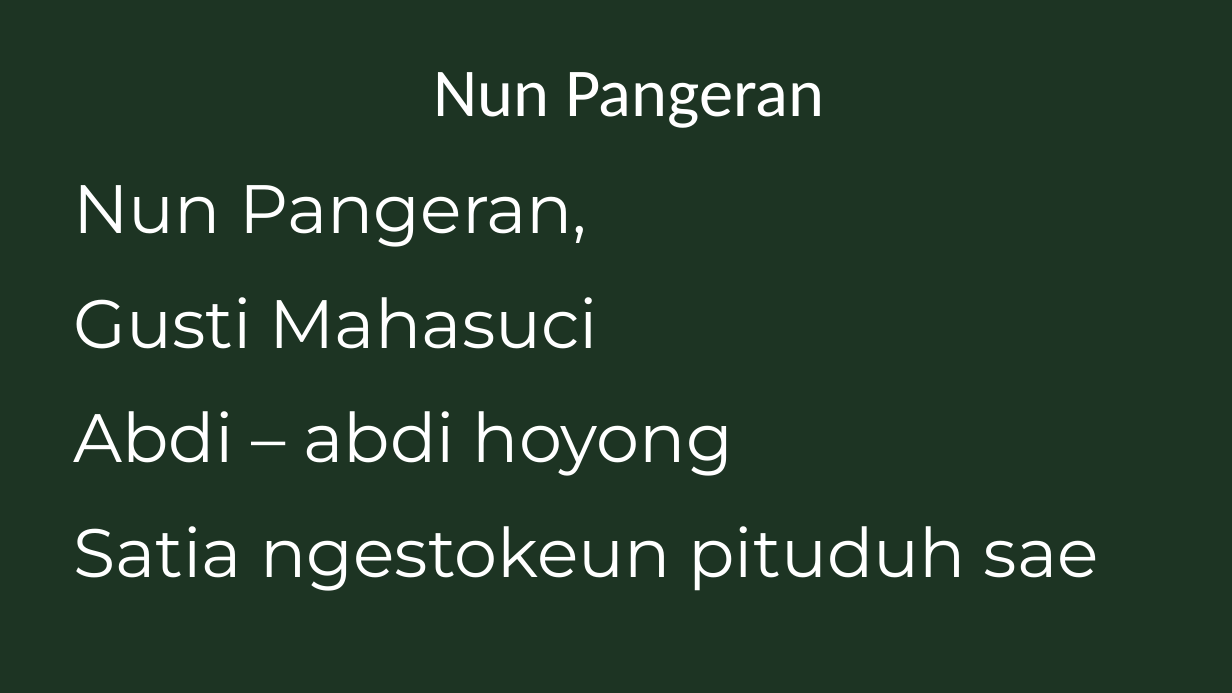
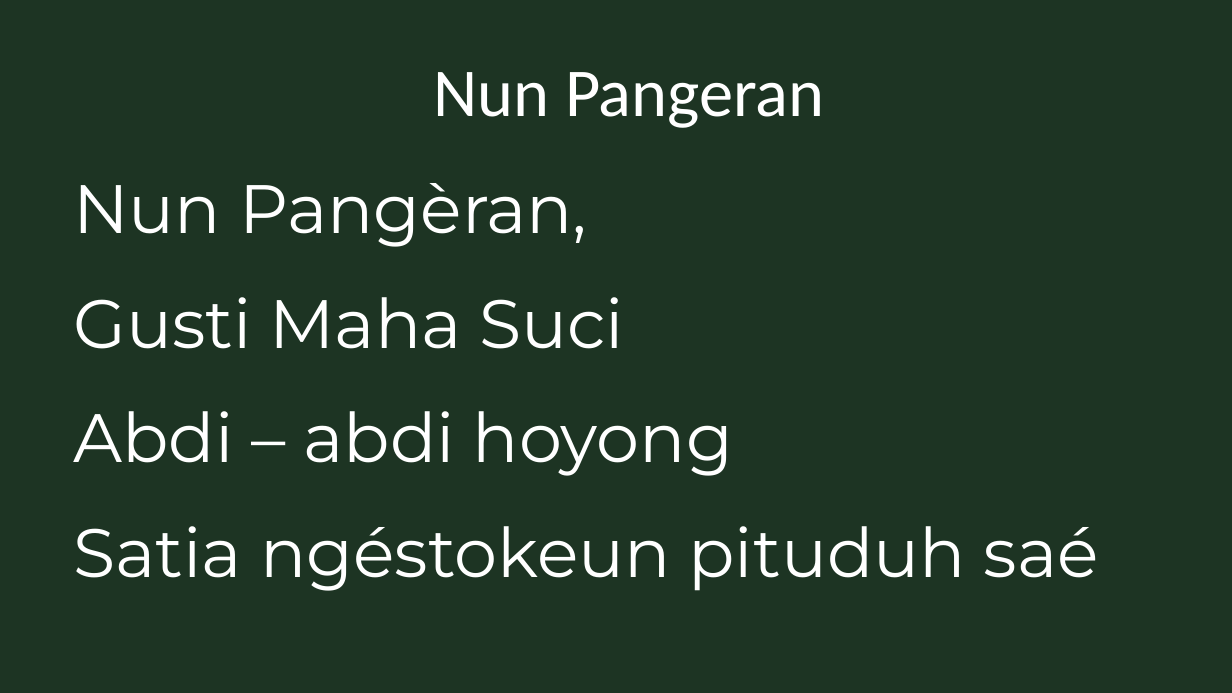
Before and after one commit to laurensius/Slide_Misa_KRC, a slide deck: slide 52 of 2021 01 tanggal 23 -24/Bahasa Sunda.pptx. Drawn at 1232x693 pixels with LibreOffice and Linux fonts; fonts in the diff are those of the drawing. Boxes give left, top, right and bottom in pixels: in the first picture for what was removed or moved away, otherwise in the second. Text is boxed around its words. In the diff, an @@ line names an element or a change of style, - is before the commit and + after.

```diff
--- a/2021 01 tanggal 23 -24/Bahasa Sunda.pptx
+++ b/2021 01 tanggal 23 -24/Bahasa Sunda.pptx
@@ text at (73, 183, 624, 349): text changed @@
-Nun Pangeran,
-Gusti Mahasuci
+Nun Pangèran,
+Gusti Maha Suci
@@ text at (73, 526, 1099, 591): text changed @@
-Satia ngestokeun pituduh sae
+Satia ngéstokeun pituduh saé
```
Also in this commit, not shown: 16 other slides changed, 17 other files.
